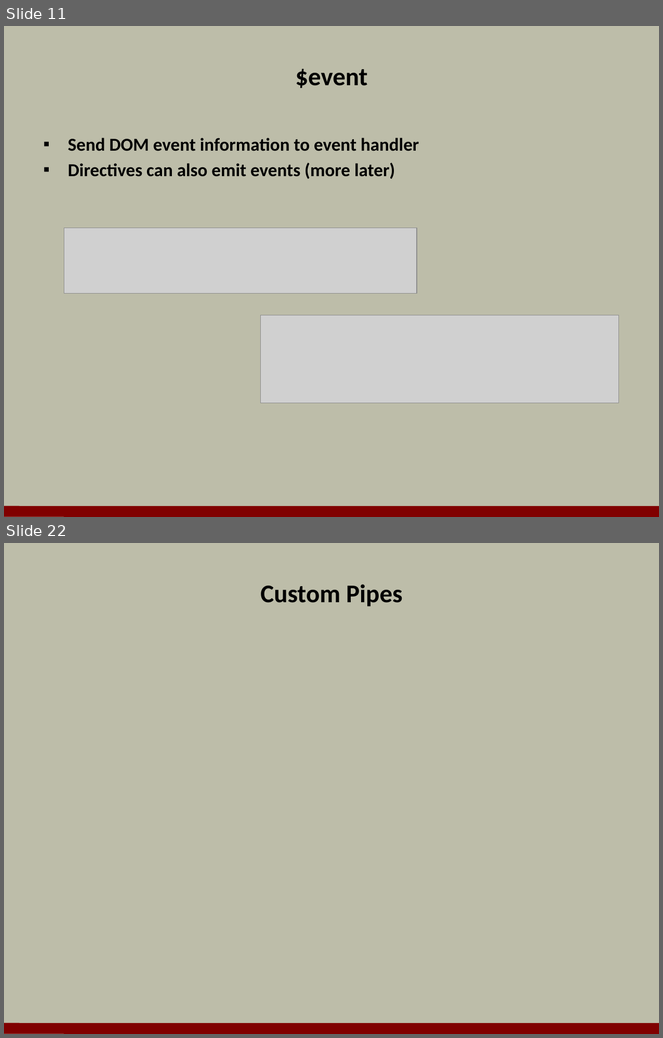
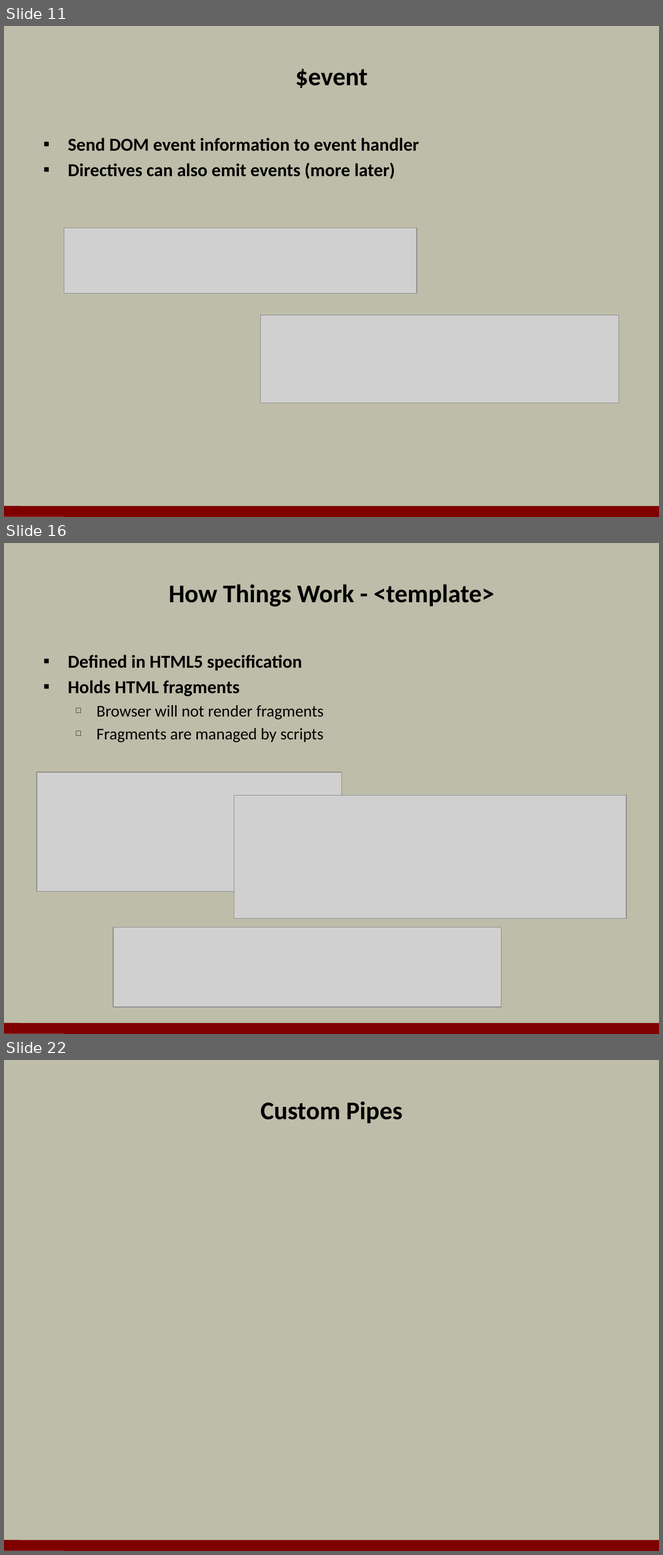
Before and after one commit to OdeToCode/classes, a slide deck: angular2/slides/05_templates.pptx. Shown one above the other, each under a label of ours: slides 11 and 22 before the commit, slides 11, 16 and 22 after it; the slides between them are not shown. The pictures are 663x1038 and 663x1555 pixels, drawn with LibreOffice and Linux fonts; fonts in the diff are those of the drawing; grey boxes stand for pictures; background and template pictures are left out. Boxes give left, top, right and bottom in pixels: in the first picture for what was removed or moved away, otherwise in the second. Text is boxed around its words. In the diff, an @@ line names an element or a change of style, - is before the commit and + after.

```diff
--- a/angular2/slides/05_templates.pptx
+++ b/angular2/slides/05_templates.pptx
@@ slide 16 added at [4, 543, 659, 1034], background #BDBDA9; not listed: 1 template element that a slide beside it also shows @@
@@ title added at [169, 584, 495, 607], 28 pt, text #000000, bold @@
+How Things Work - <template>
@@ text added at [68, 655, 324, 743], 18 pt, text #000000 @@
+▪ Defined in HTML5 specification
+▪ Holds HTML fragments
+  □ Browser will not render fragments
+  □ Fragments are managed by scripts
@@ picture added at [37, 772, 342, 891] @@
@@ picture added at [234, 795, 626, 919] @@
@@ picture added at [113, 928, 502, 1007] @@
```
Also in this commit, not shown: 3 slides changed, 7 other slides added, 8 slides removed.
